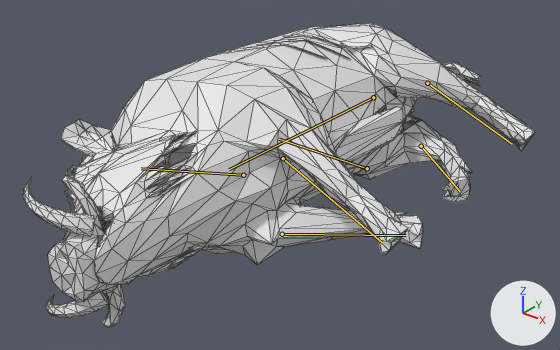
The glTF model art/kit/creatures/creature.boar_king/creature.boar_king.glb as it was, and as the next commit left it.
Camera for both pictures: a camera (50 mm lens) standing at (1.43, -2.24, 1.69) and looking at (-0.3, -0.07, 0.35). Every picture has the same lights, and +X, +Y and +Z are marked at lower right. The first picture is the older version. Both versions are drawn at frame 21 of the action 'Death'; the numbers are the values there. The bones that change, and the others that lie on the model, are drawn over the model as lines. Mesh edges are drawn as thin lines.

The first picture shows 'Body'.
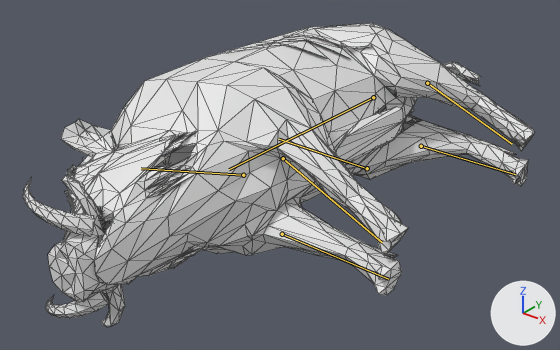
Patch to the scene script:
```diff
--- a/art/kit/creatures/creature.boar_king/creature.boar_king.glb.py
+++ b/art/kit/creatures/creature.boar_king/creature.boar_king.glb.py
@@ bone_backleg_r @@
 bone_backleg_r = bpy.data.objects['AnimalArmature'].pose.bones['BackLeg.R']  # child of 'All'
-bone_backleg_r.rotation_quaternion = (0.938, 0.0, 0.0, -0.345)  # degrees (0, 0, -40)
+bone_backleg_r.rotation_quaternion = (1.0, 0.0, 0.0, 0.0)  # degrees (0, 0, 0)
@@ bone_frontleg_r @@
 bone_frontleg_r = bpy.data.objects['AnimalArmature'].pose.bones['FrontLeg.R']  # child of 'All'
-bone_frontleg_r.rotation_quaternion = (-0.943, 0.0, 0.0, -0.332)  # degrees (0, 0, 39)
+bone_frontleg_r.rotation_quaternion = (1.0, 0.0, 0.0, 0.0)  # degrees (0, 0, 0)
```

What differs and where, as boxes [x1, y1, x2, y2] in the pictures (560 x 350 px):
'Body', posed: [23, 23, 535, 327] in both
bone 'BackLeg.R', root to tip: before (421, 146) to (460, 191); after (421, 146) to (515, 174)
bone 'FrontLeg.R', root to tip: before (282, 234) to (406, 235); after (282, 234) to (388, 279)
